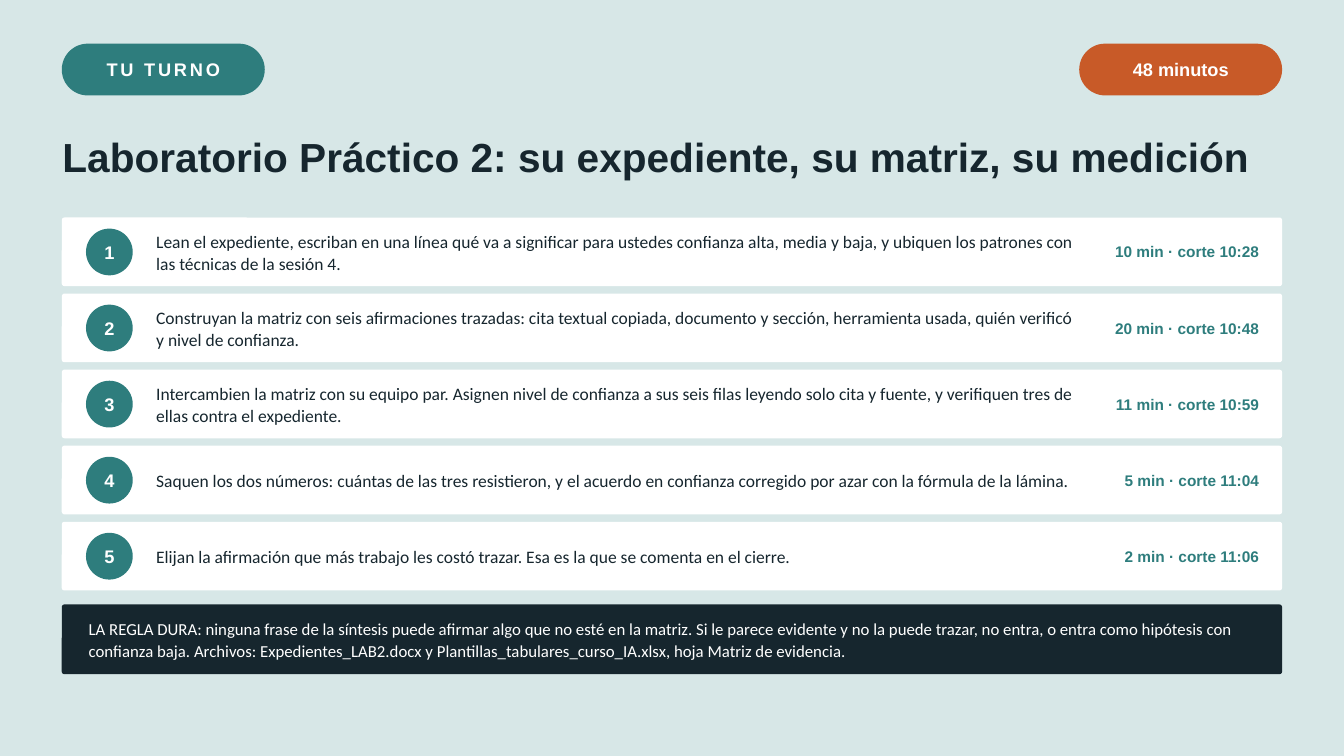
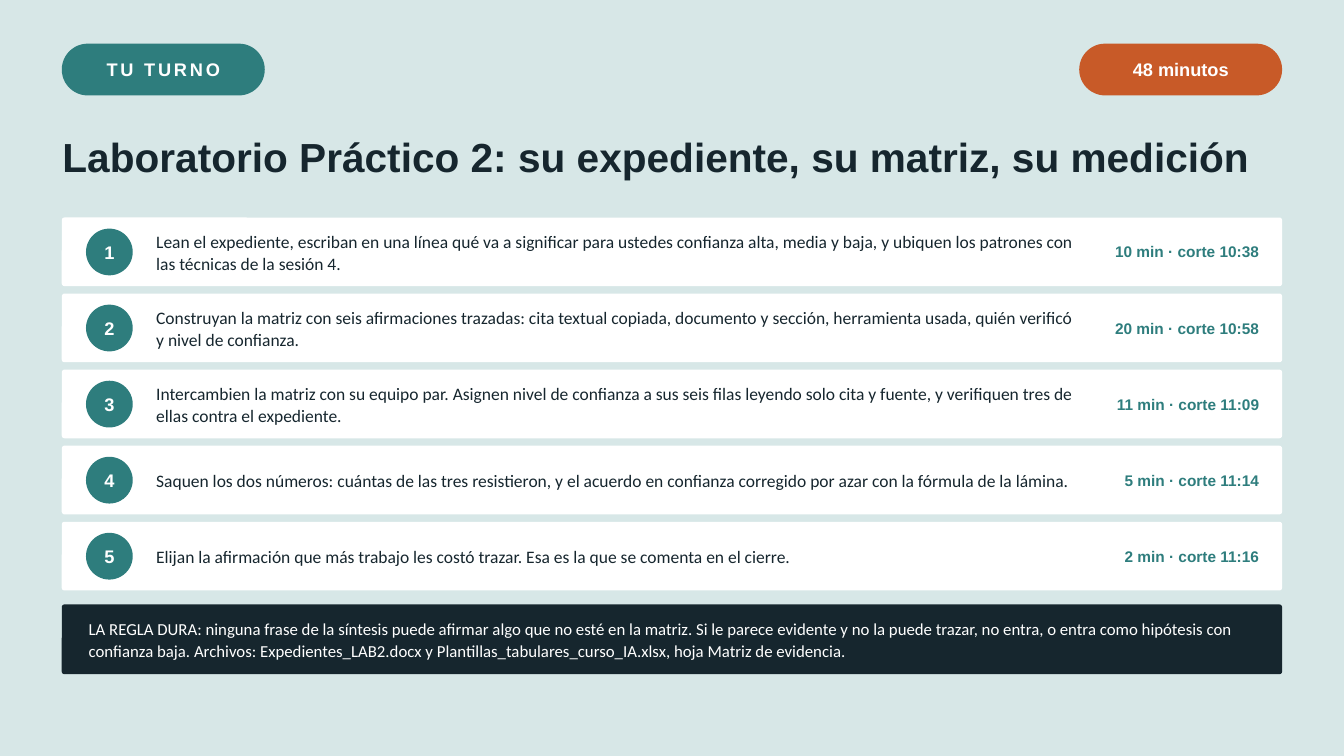
Before and after one commit to marvtrejo/curso-inegi-gen-ai, a slide deck: slide 17 of sesion-06/Sesion_06_Laboratorio_Cualitativo.pptx (slide 14 before the commit). Drawn at 1344x756 pixels with LibreOffice and Linux fonts; fonts in the diff are those of the drawing. Boxes give left, top, right and bottom in pixels: in the first picture for what was removed or moved away, otherwise in the second. Text is boxed around its words. In the diff, an @@ line names an element or a change of style, - is before the commit and + after.

```diff
--- a/sesion-06/Sesion_06_Laboratorio_Cualitativo.pptx
+++ b/sesion-06/Sesion_06_Laboratorio_Cualitativo.pptx
@@ text at bbox=[1115, 246, 1259, 257]: text changed @@
-10 min · corte 10:28
+10 min · corte 10:38
@@ text at bbox=[1115, 323, 1259, 334]: text changed @@
-20 min · corte 10:48
+20 min · corte 10:58
@@ text at bbox=[1117, 399, 1259, 410]: text changed @@
-11 min · corte 10:59
+11 min · corte 11:09
@@ text at bbox=[1125, 475, 1259, 486]: text changed @@
-5 min · corte 11:04
+5 min · corte 11:14
@@ text at bbox=[1125, 551, 1259, 562]: text changed @@
-2 min · corte 11:06
+2 min · corte 11:16
```
Also in this commit, not shown: 9 other slides changed, 3 slides added, 2 other files.
